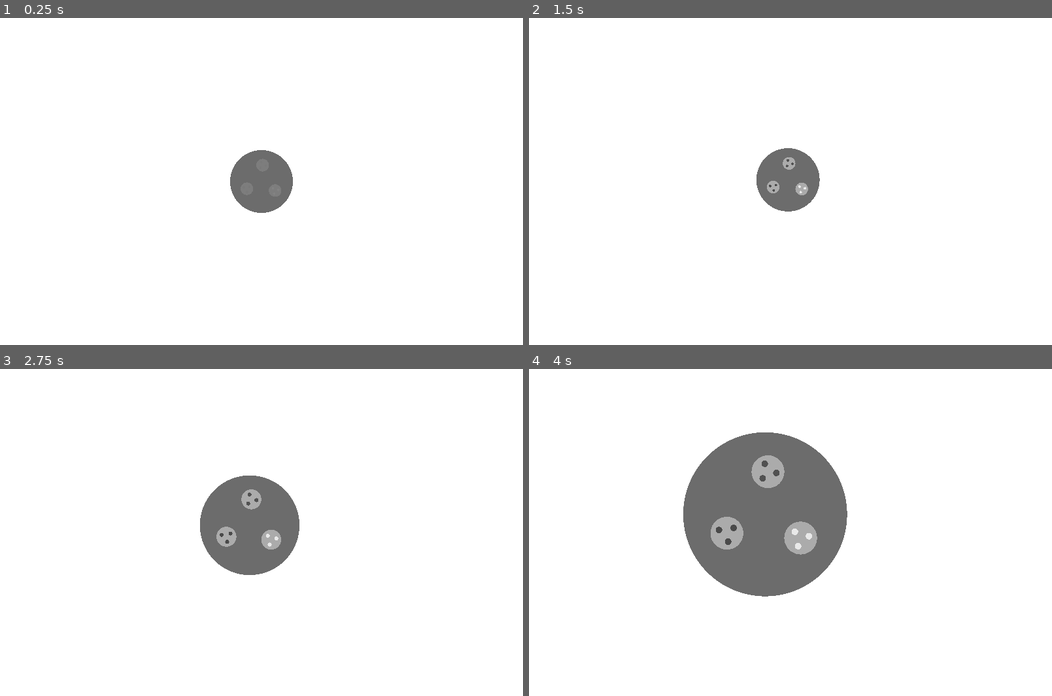
Above: before the commit, frames 1-4 (two rows, left to right).
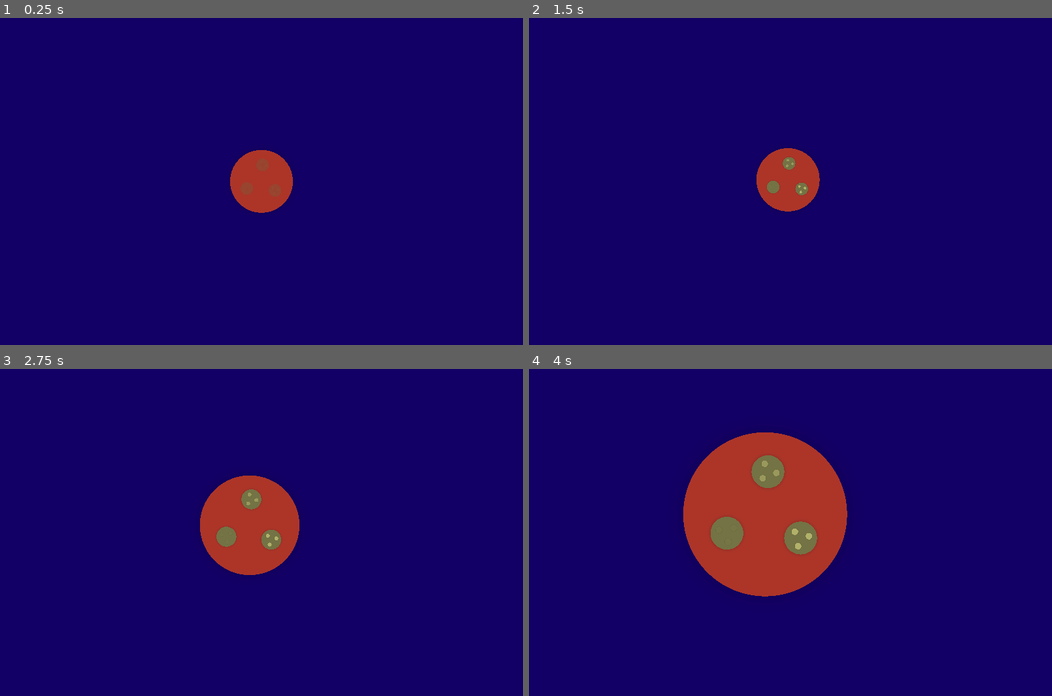
Above: after the commit, the same moments.

Repository: ClementRivaille/colors-of-the-universe
Game: Godot game, scene res://Main.tscn
Same seed, same stepped clock (60 frames per second), same inputs: the game is played once before the commit and once after it.
Inputs (mouse positions are in pixels of both pictures, inside the frame that each line leads up to):
- Up to frame 1 (0.25 s): no input
- Up to frame 2 (1.5 s): tap Enter at 1.25 s; move the mouse to (806, 191) at 1.27 s
- Up to frame 3 (2.75 s): move the mouse to (266, 535) at 2.02 s
- Up to frame 4 (4 s): move the mouse to (806, 539) at 2.77 s; move the mouse to (795, 545) at 3.52 s

The runs differ from the first frame. In frame 1, 100% of the frame differs, in the area x 0-100%, y 0-100%; in frame 2, 100%; in frame 3, 100%; in frame 4, 100%.

Commit message:
feat: colors & shadow

Diff:
--- a/Main.tscn
+++ b/Main.tscn
@@ -19,11 +19,13 @@
 margin_right = 1464.0
 margin_bottom = 1368.62
 mouse_filter = 2
+color = Color( 0.0784314, 0, 0.403922, 1 )
 __meta__ = {
 "_edit_use_anchors_": false
 }
 
 [node name="Circle" parent="." instance=ExtResource( 1 )]
+position = Vector2( 0, -0.707107 )
 scale = Vector2( 0.1, 0.1 )
-color = Color( 0.427451, 0.427451, 0.427451, 1 )
+color = Color( 0.678431, 0.211765, 0.160784, 1 )
 zooming = true
--- a/prefabs/Circle.tscn
+++ b/prefabs/Circle.tscn
@@ -1,15 +1,16 @@
-[gd_scene load_steps=4 format=2]
+[gd_scene load_steps=5 format=2]
 
 [ext_resource path="res://assets/sprites/circle.png" type="Texture" id=1]
 [ext_resource path="res://scripts/Circle.gd" type="Script" id=2]
+[ext_resource path="res://assets/sprites/circle_halo.png" type="Texture" id=4]
 
 [sub_resource type="CircleShape2D" id=1]
 radius = 1153.12
 
-[node name="Circle" type="Sprite"]
+[node name="Circle" type="Node2D"]
 self_modulate = Color( 0.537255, 0.537255, 0.537255, 1 )
-texture = ExtResource( 1 )
 script = ExtResource( 2 )
+color = Color( 0.847656, 0.652298, 0.652298, 1 )
 
 [node name="Tween" type="Tween" parent="."]
 
@@ -17,6 +18,13 @@
 
 [node name="CollisionShape2D" type="CollisionShape2D" parent="Area2D"]
 shape = SubResource( 1 )
+
+[node name="Shadow" type="Sprite" parent="."]
+self_modulate = Color( 0, 0, 0, 0.192157 )
+texture = ExtResource( 4 )
+
+[node name="Sprite" type="Sprite" parent="."]
+texture = ExtResource( 1 )
 
 [node name="DebugLabel" type="Label" parent="."]
 margin_left = -181.743
--- a/project.godot
+++ b/project.godot
@@ -14,7 +14,7 @@
 "language": "GDScript",
 "path": "res://scripts/Circle.gd"
 }, {
-"base": "Sprite",
+"base": "Node2D",
 "class": "CircleAbstract",
 "language": "GDScript",
 "path": "res://scripts/CircleAbstract.gd"
--- a/scripts/Circle.gd
+++ b/scripts/Circle.gd
@@ -18,18 +18,25 @@
 
 onready var tween: Tween = $Tween
 onready var area: Area2D = $Area2D
+onready var sprite: Sprite = $Sprite
 
 onready var debug_label: Label = $DebugLabel
 
 func _ready():
-  self_modulate = color
+  sprite.self_modulate = color
 
   # Pick Children color
-  var color_pick := randf()
-  if color_pick < 0.5:
-    child_color = color.lightened(0.2 + randf() * 0.6)
-  else:
-    child_color = color.darkened(0.2 + randf() * 0.6)
+  var saturation := 0.3 + randf() * 0.6
+  var value := 1.0 - saturation + randf() * 0.2
+  var child_hue := color.h
+  if randf() < 0.2:
+    child_hue = fmod(abs(color.h + 0.15), 1.0)
+  child_color = Color.from_hsv(child_hue, 0.4, 0.4 + randf() * 0.3)
+#  var hue_diff := 0.1 + randf() * 0.1
+#  if randf() > 0.5:
+#    hue_diff = -hue_diff
+#  var child_hue := fmod(abs(color.h + hue_diff), 1.0)
+#  child_color = Color.from_hsv(child_hue, 0.5 + randf()*0.3, 0.7 + randf() * 0.3)
 
   # Area detection
   area.connect("mouse_entered", self, "on_mouse_enter")
--- a/scripts/CircleAbstract.gd
+++ b/scripts/CircleAbstract.gd
@@ -1,4 +1,4 @@
-extends Sprite
+extends Node2D
 class_name CircleAbstract
 signal selected
 signal unselected
Binary file added: assets/sprites/circle_halo.png
Not shown, added: assets/sprites/circle_halo.png.import
Binary file added: assets/sprites/light.png
Not shown, added: assets/sprites/light.png.import
